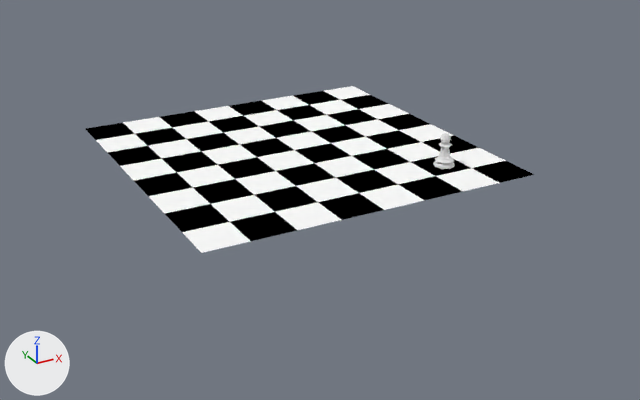
One commit to the Blender file Section4/Chess Scene.blend: the scene before it, then after it.
The view is the same before and after, from a camera (50 mm lens) standing at (-54.9, -107.4, 44.9) and looking at (1.5, -4.8, -6.3). Lighting does not change. The marker at lower left points along +X, +Y and +Z.

Names of what the first picture shows: 'Chess Board', 'White Pawn 1'.
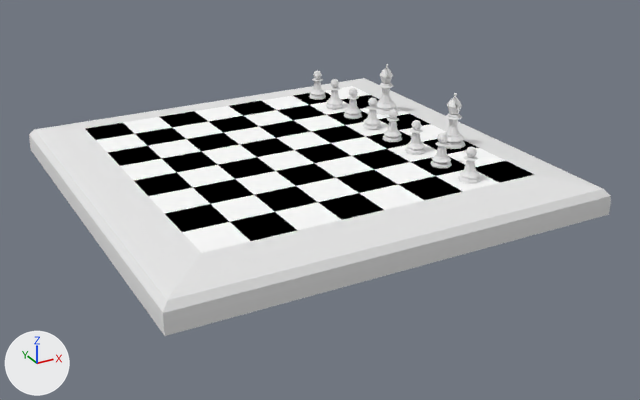
Commit message: Finished chessboard

Boxes (x1, y1, x2, y2) around the edits, measured in the pictures (640 x 400 px):
'Board', added
    after: (29, 78, 611, 336)
'White Pawn 1', moved
    before: (433, 133, 455, 169)
    after: (458, 147, 481, 184)
'White Bishop 1', added
    after: (445, 93, 465, 149)
'White Bishop 2', added
    after: (376, 64, 397, 115)
'White Pawn 2', added
    after: (430, 133, 452, 168)
'White Pawn 3', added
    after: (405, 120, 426, 154)
'White Pawn 4', added
    after: (383, 109, 402, 142)
'White Pawn 5', added
    after: (363, 98, 381, 129)
'White Pawn 6', added
    after: (344, 88, 362, 119)
'White Pawn 7', added
    after: (326, 79, 343, 109)
'White Pawn 8', added
    after: (309, 70, 326, 100)

The edits, one by one:
Material 'Wood' (mat_wood) is new.
Its base color is (0.8, 0.8, 0.8) (white #e7e7e7).
Mesh me_cylinder_000 is new.
It has 227 vertices, 215 faces and spans x -1.5..1.5, y -1.5..1.5, z 0.0..5.88.
Mesh me_plane is new.
It has 24 vertices, 21 faces and spans x -31.2..31.2, y -31.2..31.2, z -4.6..0.0.
It uses material mat_wood (its picture is missing).
Object 'White Pawn 1' (ob_white_pawn_1) moves from (15.36, -15.27, 1.0) to (15.17, -21.2, 1.031).
Object 'White Bishop 1' (ob_white_bishop_1) is new; it shows me_cylinder_000.
Its parent is ob_white_bishops.
Its location is (21.31, -9.074, 0.0).
Its scale is (1.33, 1.33, 1.33).
Object 'White Bishops' (ob_white_bishops) is new.
Its parent is ob_white_pieces.
Its location is (0.0, 0.0, 0.0).
Object 'White Pieces' (ob_white_pieces) is new.
Its location is (0.0, 0.0, 0.0).
Object 'White Bishop 2' (ob_white_bishop_2) is new; it shows me_cylinder_000.
Its parent is ob_white_bishops.
Its location is (21.31, 9.029, 0.0).
Its scale is (1.33, 1.33, 1.33).
Object 'White Pawn 2' (ob_white_pawn_2) is new; it shows me_cylinder_001.
Its parent is ob_white_pawns.
Its matrix parent inverse is Matrix(((1.0, 0.0, 0.0, -24.67), (0.0, 1.0, 0.0, -22.37), (0.0, 0.0, 1.0, -0.703), (0.0, 0.0, 0.0, 1.0))).
Its location is (15.13, -14.9, 1.0).
Object 'White Pawns' (ob_white_pawns) is new.
Its parent is ob_white_pieces.
Its location is (24.67, 22.37, 0.703).
Object 'White Pawn 3' (ob_white_pawn_3) is new; it shows me_cylinder_001.
Its parent is ob_white_pawns.
Its matrix parent inverse is Matrix(((1.0, 0.0, 0.0, -24.67), (0.0, 1.0, 0.0, -22.37), (0.0, 0.0, 1.0, -0.703), (0.0, 0.0, 0.0, 1.0))).
Its location is (14.96, -8.863, 1.084).
Object 'White Pawn 4' (ob_white_pawn_4) is new; it shows me_cylinder_001.
Its parent is ob_white_pawns.
Its matrix parent inverse is Matrix(((1.0, 0.0, 0.0, -24.67), (0.0, 1.0, 0.0, -22.37), (0.0, 0.0, 1.0, -0.703), (0.0, 0.0, 0.0, 1.0))).
Its location is (14.99, -2.776, 1.0).
Object 'White Pawn 5' (ob_white_pawn_5) is new; it shows me_cylinder_001.
Its parent is ob_white_pawns.
Its matrix parent inverse is Matrix(((1.0, 0.0, 0.0, -24.67), (0.0, 1.0, 0.0, -22.37), (0.0, 0.0, 1.0, -0.703), (0.0, 0.0, 0.0, 1.0))).
Its location is (15.15, 3.154, 1.145).
Object 'White Pawn 6' (ob_white_pawn_6) is new; it shows me_cylinder_001.
Its parent is ob_white_pawns.
Its matrix parent inverse is Matrix(((1.0, 0.0, 0.0, -24.67), (0.0, 1.0, 0.0, -22.37), (0.0, 0.0, 1.0, -0.703), (0.0, 0.0, 0.0, 1.0))).
Its location is (15.15, 9.025, 1.145).
Object 'White Pawn 7' (ob_white_pawn_7) is new; it shows me_cylinder_001.
Its parent is ob_white_pawns.
Its matrix parent inverse is Matrix(((1.0, 0.0, 0.0, -24.67), (0.0, 1.0, 0.0, -22.37), (0.0, 0.0, 1.0, -0.703), (0.0, 0.0, 0.0, 1.0))).
Its location is (15.15, 14.9, 1.145).
Object 'White Pawn 8' (ob_white_pawn_8) is new; it shows me_cylinder_001.
Its parent is ob_white_pawns.
Its matrix parent inverse is Matrix(((1.0, 0.0, 0.0, -24.67), (0.0, 1.0, 0.0, -22.37), (0.0, 0.0, 1.0, -0.703), (0.0, 0.0, 0.0, 1.0))).
Its location is (15.15, 20.77, 1.145).
Object 'Board' (ob_board) is new; it shows me_plane.
Its location is (0.0, 0.0, 0.0).
